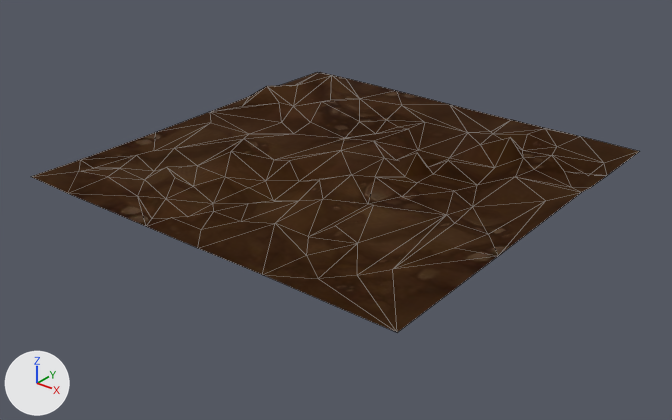
Two versions of the FBX model Assets/Content/Models/Dungeon/Crystal/Ground/Ground_02.fbx, one commit apart.
Camera for both pictures: a 50 mm lens placed at (2.45, -3.13, 1.72), pointed at (0.03, -0.11, -0.15). The axes (+X, +Y, +Z) are drawn at lower left. The lights are the same throughout. Mesh edges are drawn as thin lines. Where no turn or scale is listed for an object, it has been applied to the vertices.

In view in the first picture: 'Ground_01_с.002'.
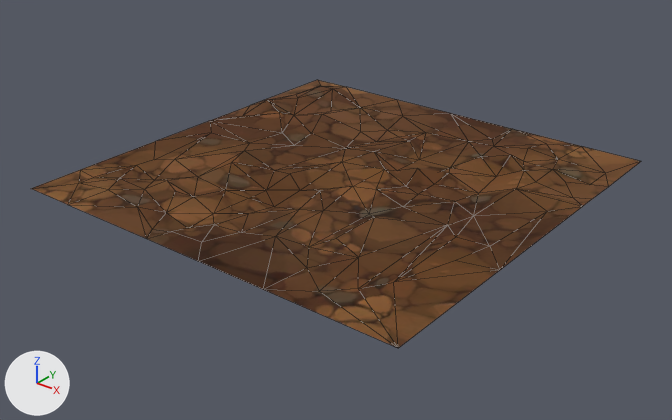
Pixel boxes [x1, y1, x2, y2] of what changed, in the pictures (672 x 420 px):
```json
{"object": "Ground_01_с.002", "change": "surface changed, mesh rescaled", "before": [31, 72, 640, 332], "after": [31, 80, 641, 348]}
```

Scene script edits in JSON lines:
```json
{"op": "add", "block": "img_ground_png", "code": ["img_ground_png = load_image('Ground.png', '../Texture_crystal/Wall_ground/Ground.png', 736, 736, 'sRGB')"]}
{"op": "set", "path": "mat_ground_01_с_001.texture", "old": "img_ground_01_jpg", "new": "img_ground_png"}
{"block": "me_mesh_164", "where": "me_mesh_164.from_pydata(...)  # 132 vertices, 216 faces; spans x -1.0..1.0, y -1.0..1.0, z -0.04..0.14"}
{"block": "me_mesh_164", "where": "# used by ob_ground_01_с_002; location = (0.0, 0.0, 0.0)"}
{"block": "me_mesh_164", "change": "me_mesh_164 part 1: the whole mesh is scaled about its middle by (1, 1, 0.642), then moved by (0.02, -0.02, -0.04)"}
```
